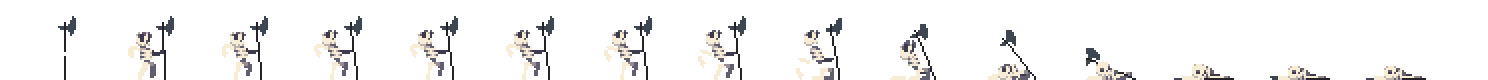
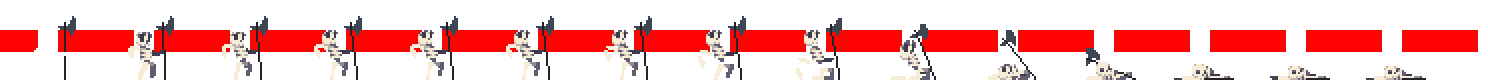
The second 1488×80 image is a revision of the first. Changes to its layers:
showed "Layer 1 copy 5" over [0, 30, 1478, 52]
